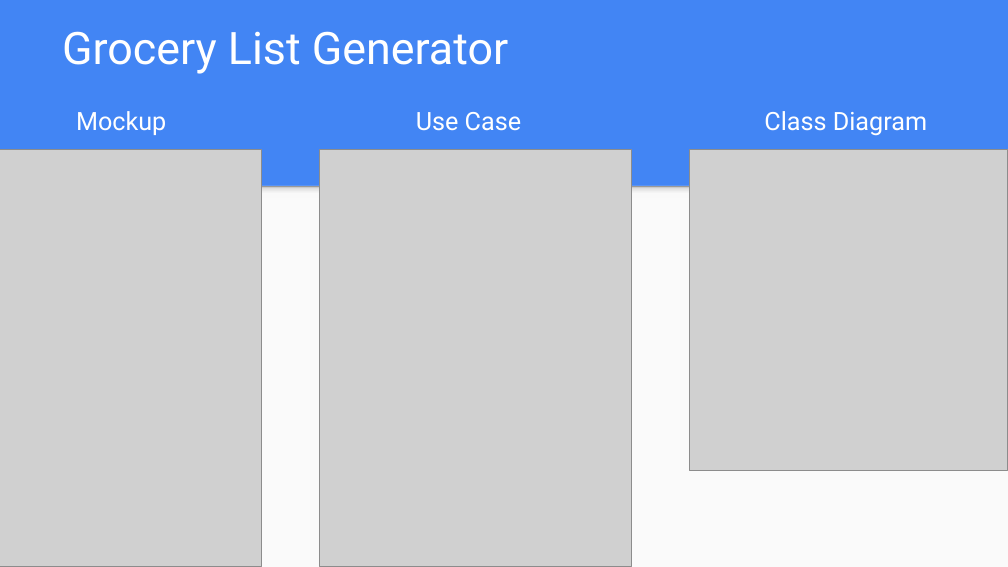
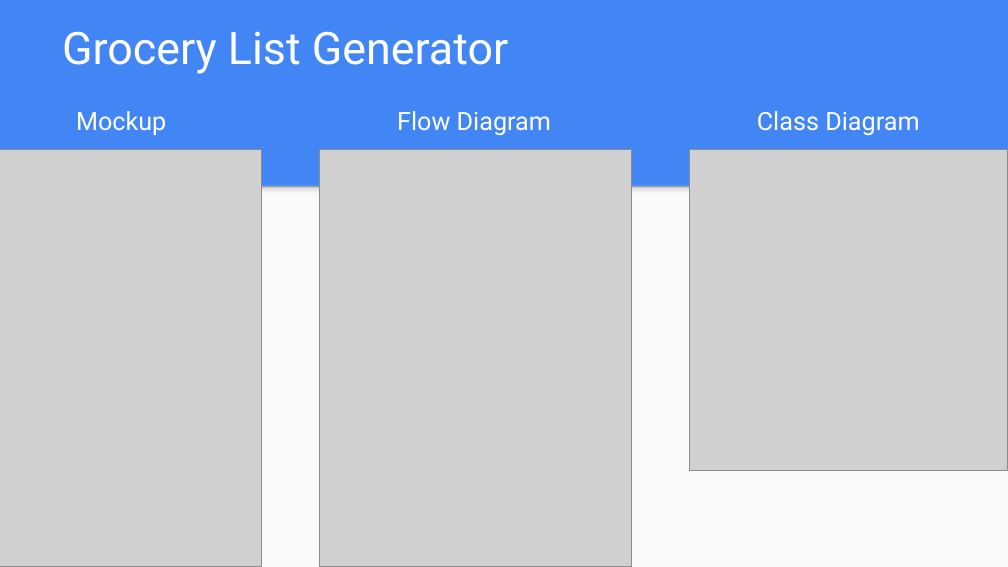
Before and after one commit to aLotofAdam/Edesia, a slide deck: slide 13 of presentation/Progress Report 2.pptx (slide 11 before the commit). Drawn at 1008x567 pixels with LibreOffice and Linux fonts; fonts in the diff are those of the drawing; grey boxes stand for pictures. Boxes give left, top, right and bottom in pixels: in the first picture for what was removed or moved away, otherwise in the second. Text is boxed around its words. In the diff, an @@ line names an element or a change of style, - is before the commit and + after.

```diff
--- a/presentation/Progress Report 2.pptx
+++ b/presentation/Progress Report 2.pptx
@@ text at (76,111,919,136): text changed @@
-Mockup Use Case Class Diagram
+Mockup Flow Diagram Class Diagram
```
Also in this commit, not shown: 5 other slides changed, 2 slides added, 1 other file.
